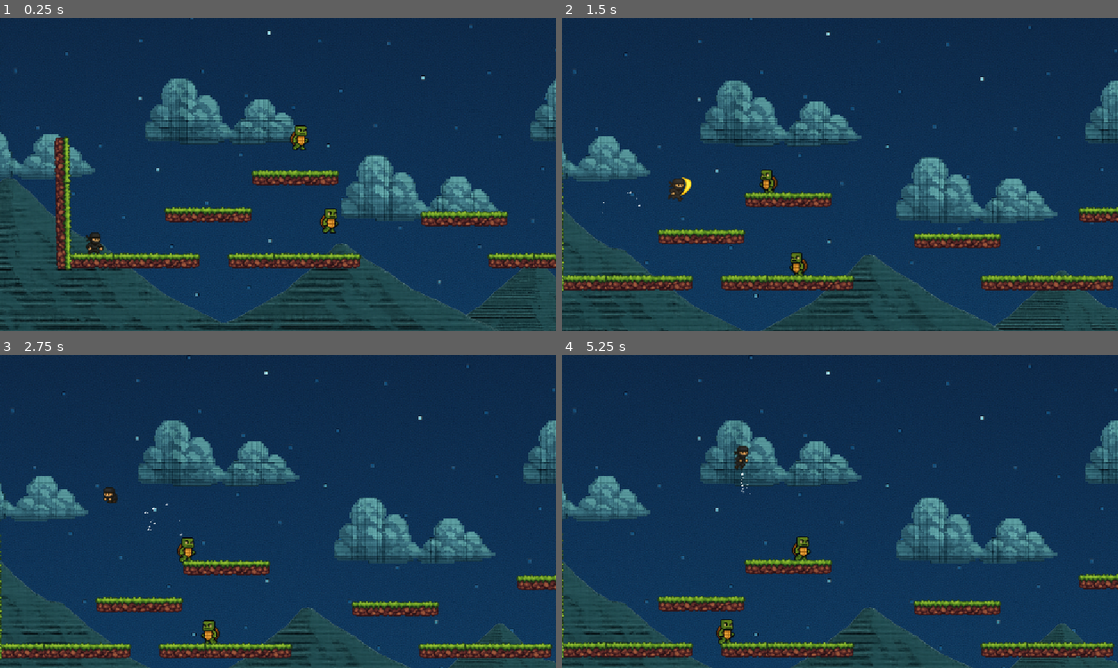
Above: before the commit, frames 1-4 (two rows, left to right).
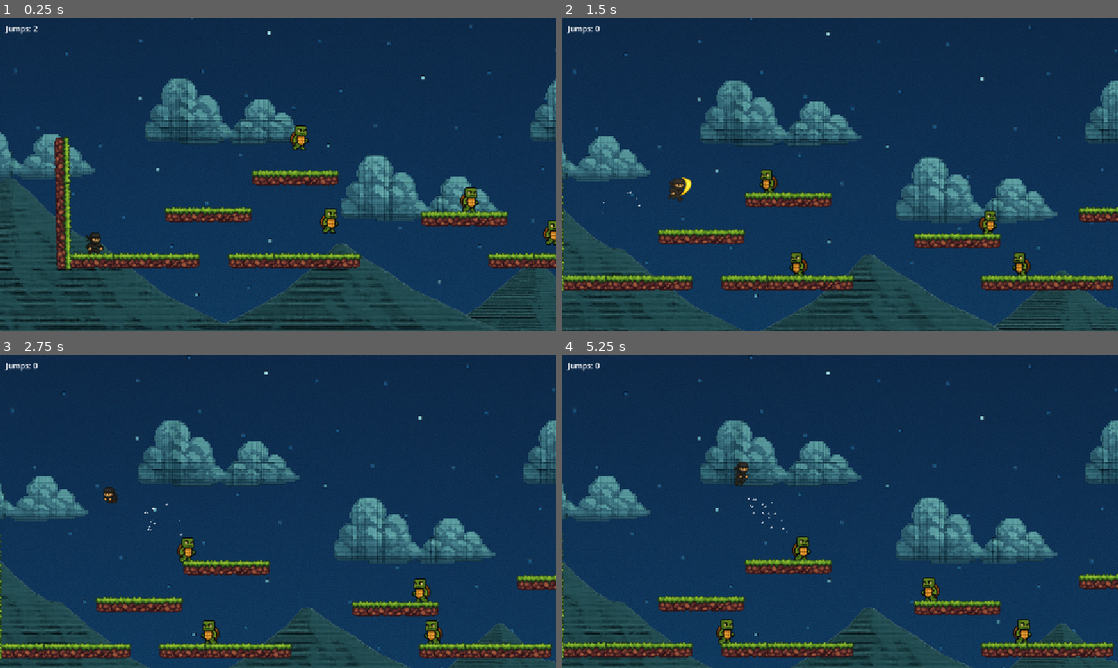
Above: after the commit, the same moments.

Repository: artem-lygin/NinjaGodot
Game: Godot game, scene res://Scenes/main.tscn
Two runs of this game, one before a commit and one after it. Both use one fixed random seed, a clock stepped at 60 frames per second and the inputs below.
Inputs:
- Up to frame 1 (0.25 s): no input
- Up to frame 2 (1.5 s): hold Right (ui_right) from 0.53 s (still down); tap Space (jump) at 0.6, 0.77, 1.07 s; tap Shift (attack) at 1.35 s
- Up to frame 3 (2.75 s): tap Space (jump) at 1.52, 1.55, 1.82, 2.1 s; release Right (ui_right) at 2.03 s; hold Left (ui_left) from 2.03 s (still down)
- Up to frame 4 (5.25 s): release Left (ui_left) at 2.78 s; hold Right (ui_right) 2.78-4.28 s; tap Shift (attack) at 2.85, 4.35 s; tap Space (jump) at 3.02, 3.05, 3.32, 3.6, 3.77, 4.07, 4.52, 4.55, 4.82, 5.1 s; hold Left (ui_left) 4.28-5.03 s; hold Right (ui_right) from 5.03 s (still down)

The runs differ from the first frame. In frame 1, 0.4% of the frame differs, in the area x 0-100%, y 2-73%; in frame 2, 0.5%; in frame 3, 0.5%; in frame 4, 0.8%, in the area x 0-85%, y 2-93%.

Commit message:
Bugfixes and Icon update
- Fixed bug: If Player falls down from the platform jump counter remains 2. It causes ability to make airborne doublejump

- Changed the game icon

Diff:
--- a/Scenes/crit_label.gd
+++ b/Scenes/crit_label.gd
@@ -2,6 +2,7 @@
 
 func show_crit(text := "CRIT!"):
 	self.text = text
+	scale = Vector2(1.6, 1.6)  # Start slightly larger
 	modulate.a = 1.0
 	position = Vector2(-20, -64)
 
@@ -12,8 +13,9 @@
 	# Animate float up + fade out
 	var tween = create_tween()
 	tween.set_parallel()
-	tween.tween_property(self, "position", Vector2(-20, -128), 1.8).set_trans(Tween.TRANS_SINE)
-	tween.tween_property(self, "modulate:a", 0.0, 1.8).set_trans(Tween.TRANS_SINE)
+	tween.tween_property(self, "position", Vector2(-20, -148), 1.8).set_trans(Tween.TRANS_SINE).set_delay(0.1) # Float up with delay
+	tween.tween_property(self, "modulate:a", 0.0, 1.8).set_trans(Tween.TRANS_SINE) # Fade out
+	tween.tween_property(self, "scale", Vector2(1.0, 1.0), 0.9).set_trans(Tween.TRANS_BACK).set_ease(Tween.EASE_OUT) # POP scale-in
 
 	# Add shake effect (left-right jitter)
 	var shake_tween = create_tween()
--- a/Scenes/dummy.gd
+++ b/Scenes/dummy.gd
@@ -158,7 +158,19 @@
 	if not is_dead:
 		is_stunned = true
 		print("Dummy stunned")
-		velocity.x = 50 * hit_direction
+		# Proportional knockback based on damage / max_hp
+		var knockback_ratio: float = clamp(float(amount) / float(max_hp), 0.0, 1.0)
+		var scaled_ratio := pow(knockback_ratio, 3.0)
+		# Scaled Ratio Options
+		# Linear		x 						Consistent scaling
+		# Exponential 	pow(x, 2.0) 			Punchier high-end, weak low-end
+		# Steeper 		pow(x, 3.0) 			Only massive hits cause knockback
+		# SmoothStep	x * x * (3 - 2 * x)		Smooth S-curve easing
+		var knockback_strength: float = lerp(30, 200, scaled_ratio)
+
+		# Knock direction
+		velocity.x = knockback_strength * hit_direction
+		velocity.y = -knockback_strength * 0.8  # bump upward with slightly less force
 
 		# Recover from stun after short delay
 		await get_tree().create_timer(0.3).timeout
--- a/Scenes/main.tscn
+++ b/Scenes/main.tscn
@@ -264,11 +264,20 @@
 position = Vector2(16, 0)
 shape = SubResource("CircleShape2D_536cc")
 
-[node name="Node2D" parent="." instance=ExtResource("31_k2e45")]
+[node name="Dummy 1" parent="." instance=ExtResource("31_k2e45")]
 position = Vector2(423, 200)
 
-[node name="Node2D2" parent="." instance=ExtResource("31_k2e45")]
+[node name="Dummy 2" parent="." instance=ExtResource("31_k2e45")]
 position = Vector2(481, 356)
+
+[node name="Dummy 3" parent="." instance=ExtResource("31_k2e45")]
+position = Vector2(744, 316)
+
+[node name="Dummy 4" parent="." instance=ExtResource("31_k2e45")]
+position = Vector2(901, 378)
+
+[node name="Dummy 5" parent="." instance=ExtResource("31_k2e45")]
+position = Vector2(1168, 378)
 
 [node name="Platform-A" type="StaticBody2D" parent="."]
 position = Vector2(143, 458)
@@ -459,7 +468,6 @@
 shape = SubResource("RectangleShape2D_21xkr")
 
 [node name="UI" type="CanvasLayer" parent="."]
-visible = false
 
 [node name="JumpCounterLabel" type="Label" parent="UI"]
 offset_left = 11.0
--- a/Scenes/player.gd
+++ b/Scenes/player.gd
@@ -12,8 +12,8 @@
 # Store the player's starting position when the scene loads
 var start_position: Vector2
 var max_jumps = 2       # How many jumps allowed
-var jumps_left = 2      # How many jumps remaining
-var was_on_floor = false # For double Jump Performing
+var jumps_remaining = max_jumps      # How many jumps remaining
+var was_on_floor = true # For double Jump Performing
 var is_attacking = false # Is Player Attacking?
 var input_direction = 0 # Starting input direction -1 is ← back, 0 no input and 1 is forward →
 var facing_direction = 1  # Direction of the Player 1 = right, -1 = left
@@ -57,7 +57,7 @@
 
 	# If on the floor, refill jumps
 	if is_on_floor():
-		jumps_left = max_jumps
+		jumps_remaining = max_jumps
 
 	# Gravity
 	velocity.y += GRAVITY * delta
@@ -93,14 +93,14 @@
 		velocity.x = move_toward(velocity.x, 0, FRICTION * delta)
 
 	# Jump if jump key is pressed and we have jumps left
-	if Input.is_action_just_pressed("jump") and jumps_left > 0:
+	if Input.is_action_just_pressed("jump") and jumps_remaining > 0:
 		# Jump
 		velocity.y = JUMP_FORCE
 		# Trigger dust only if this is the second jump (i.e. midair jump)
-		if jumps_left == 1:
+		if jumps_remaining == 1:
 			dust.restart()
 		# Use up one jump
-		jumps_left -= 1
+		jumps_remaining -= 1
 
 	# Trigger attack on key press (e.g. X key or gamepad button)
 	if Input.is_action_just_pressed("attack") and not is_attacking:
@@ -109,7 +109,7 @@
 	# Update speed label text (rounded horizontal speed)
 	speed_label.text = str(round(velocity.x))
 	# Update Jumps Remaining UI (rounded horizontal speed)
-	jump_label.text = "Jumps: " + str(jumps_left)
+	jump_label.text = "Jumps: " + str(jumps_remaining)
 
 	# Animation state logic
 	if not is_attacking:
@@ -122,7 +122,14 @@
 
 	# Reset Double Jump counter
 	if is_on_floor() and not was_on_floor:
-		jumps_left = max_jumps
+		jumps_remaining = max_jumps
+
+	# Check grounded status transition
+	if was_on_floor and not is_on_floor():
+		# Just walked off a platform — use one jump
+		if jumps_remaining == max_jumps:
+			jumps_remaining -= 1
+			print("💨 Walked off ledge — used one jump")
 
 	# Update the flag for the next frame
 	was_on_floor = is_on_floor()
--- /dev/null
+++ b/enemy_class.gd
@@ -0,0 +1 @@
+extends CharacterBody2D
--- a/icon.svg
+++ b/icon.svg
@@ -1 +1,78 @@
-<svg xmlns="http://www.w3.org/2000/svg" width="128" height="128"><rect width="124" height="124" x="2" y="2" fill="#363d52" stroke="#212532" stroke-width="4" rx="14"/><g fill="#fff" transform="translate(12.322 12.322)scale(.101)"><path d="M105 673v33q407 354 814 0v-33z"/><path fill="#478cbf" d="m105 673 152 14q12 1 15 14l4 67 132 10 8-61q2-11 15-15h162q13 4 15 15l8 61 132-10 4-67q3-13 15-14l152-14V427q30-39 56-81-35-59-83-108-43 20-82 47-40-37-88-64 7-51 8-102-59-28-123-42-26 43-46 89-49-7-98 0-20-46-46-89-64 14-123 42 1 51 8 102-48 27-88 64-39-27-82-47-48 49-83 108 26 42 56 81zm0 33v39c0 276 813 276 814 0v-39l-134 12-5 69q-2 10-14 13l-162 11q-12 0-16-11l-10-65H446l-10 65q-4 11-16 11l-162-11q-12-3-14-13l-5-69z"/><path d="M483 600c0 34 58 34 58 0v-86c0-34-58-34-58 0z"/><circle cx="725" cy="526" r="90"/><circle cx="299" cy="526" r="90"/></g><g fill="#414042" transform="translate(12.322 12.322)scale(.101)"><circle cx="307" cy="532" r="60"/><circle cx="717" cy="532" r="60"/></g></svg>
+<svg width="80" height="80" viewBox="0 0 80 80" fill="none" xmlns="http://www.w3.org/2000/svg">
+<rect x="30" width="27" height="3" fill="black"/>
+<rect x="27" y="3" width="3" height="3" fill="black"/>
+<rect x="12" y="38" width="4" height="3" fill="black"/>
+<rect x="57" y="30" width="3" height="8" fill="black"/>
+<rect x="12" y="48" width="7" height="4" fill="black"/>
+<rect x="14" y="50" width="5" height="3" fill="black"/>
+<rect x="46" y="53" width="8" height="3" fill="black"/>
+<rect x="53" y="56" width="14" height="3" fill="black"/>
+<rect x="60" y="42" width="10" height="3" fill="black"/>
+<rect x="16" y="53" width="3" height="6" fill="black"/>
+<rect x="23" y="59" width="3" height="7" fill="black"/>
+<rect x="9" y="70" width="8" height="4" fill="black"/>
+<rect x="22" y="70" width="8" height="4" fill="black"/>
+<rect x="5" y="70" width="6" height="7" fill="black"/>
+<rect x="16" y="63" width="3" height="11" fill="black"/>
+<path fill-rule="evenodd" clip-rule="evenodd" d="M34 21H60V28H57V31H40V28H34V21ZM67 45H60V56H67V45ZM27 48H19V56H27V48Z" fill="#EDB25C"/>
+<rect x="27" y="48" width="3" height="8" fill="black"/>
+<rect x="67" y="45" width="3" height="11" fill="black"/>
+<rect x="43" y="40" width="3" height="8" fill="black"/>
+<rect x="30" y="66" width="3" height="4" fill="black"/>
+<rect x="53" y="62" width="4" height="5" fill="black"/>
+<rect x="50" y="59" width="3" height="3" fill="black"/>
+<rect x="47" y="70" width="3" height="7" fill="black"/>
+<rect x="57" y="70" width="3" height="7" fill="black"/>
+<rect x="43" y="66" width="14" height="4" fill="black"/>
+<rect x="49" y="70" width="14" height="3" fill="black"/>
+<rect x="50" y="77" width="7" height="3" fill="black"/>
+<rect x="51" y="45" width="9" height="11" fill="black"/>
+<rect x="19" y="45" width="10" height="3" fill="black"/>
+<rect x="51" y="41" width="6" height="4" fill="black"/>
+<rect x="39" y="41" width="9" height="4" fill="black"/>
+<rect x="33" y="38" width="24" height="3" fill="black"/>
+<rect x="17" y="56" width="33" height="3" fill="black"/>
+<rect x="9" y="41" width="3" height="7" fill="black"/>
+<rect x="21" y="18" width="42" height="3" fill="black"/>
+<rect x="18" y="18" width="9" height="10" fill="black"/>
+<rect x="16" y="13" width="3" height="18" fill="black"/>
+<rect x="12" y="12" width="4" height="9" fill="black"/>
+<rect x="27" y="28" width="3" height="10" fill="black"/>
+<rect x="43" y="20" width="3" height="8" fill="black"/>
+<rect x="54" y="20" width="3" height="8" fill="black"/>
+<rect x="30" y="28" width="10" height="3" fill="black"/>
+<rect x="16" y="35" width="20" height="3" fill="black"/>
+<rect x="57" y="28" width="6" height="3" fill="black"/>
+<rect x="12" y="24" width="4" height="7" fill="black"/>
+<rect x="9" y="10" width="7" height="8" fill="black"/>
+<rect x="9" y="28" width="7" height="3" fill="black"/>
+<rect x="57" y="3" width="3" height="3" fill="black"/>
+<rect x="57" y="6" width="3" height="3" fill="black"/>
+<rect x="60" y="6" width="3" height="28" fill="black"/>
+<rect x="24" y="6" width="3" height="25" fill="black"/>
+<rect x="18" y="66" width="8" height="11" fill="black"/>
+<path fill-rule="evenodd" clip-rule="evenodd" d="M57 3H30V6H27V18H50H57H60V9H57V6V3ZM34 21H27V28H34V21ZM57 31H30V35H36V38H57V35V34V31ZM33 38H16V41H12V45V48H19V45H29V48H30V56H46V53H48H49H51V41H48V45H46V48H43V45H39V41H33V38ZM12 59H16V70H12H8V63H12V59ZM26 59H30H50V62H53V66H50H45H30V70H26V59ZM57 73H50V77H57V73Z" fill="url(#paint0_linear_42_2)"/>
+<rect x="34" y="21" width="26" height="3" fill="black" fill-opacity="0.2"/>
+<rect opacity="0.4" x="27" y="6" width="3" height="22" fill="black"/>
+<rect opacity="0.4" x="30" y="3" width="3" height="32" fill="black"/>
+<rect opacity="0.2" x="33" y="3" width="3" height="6" fill="black"/>
+<rect opacity="0.2" x="36" y="3" width="3" height="3" fill="black"/>
+<rect opacity="0.4" x="36" y="35" width="21" height="3" fill="black"/>
+<rect opacity="0.4" x="48" y="41" width="9" height="12" fill="black"/>
+<rect opacity="0.2" x="39" y="41" width="9" height="12" fill="black"/>
+<rect opacity="0.2" x="36" y="41" width="3" height="7" fill="black"/>
+<rect opacity="0.2" x="30" y="59" width="5" height="7" fill="black"/>
+<rect opacity="0.2" x="35" y="59" width="5" height="3" fill="black"/>
+<rect opacity="0.4" x="26" y="59" width="4" height="11" fill="black"/>
+<rect x="57" y="3" width="3" height="15" fill="black" fill-opacity="0.2"/>
+<rect x="19" y="53" width="5" height="3" fill="black" fill-opacity="0.2"/>
+<rect x="24" y="48" width="3" height="8" fill="black" fill-opacity="0.2"/>
+<rect x="64" y="45" width="3" height="11" fill="black" fill-opacity="0.2"/>
+<rect x="60" y="53" width="4" height="3" fill="black" fill-opacity="0.2"/>
+<defs>
+<linearGradient id="paint0_linear_42_2" x1="34" y1="3" x2="34" y2="77" gradientUnits="userSpaceOnUse">
+<stop stop-color="#4B4131"/>
+<stop offset="1" stop-color="#342F27"/>
+</linearGradient>
+</defs>
+</svg>
--- a/project.godot
+++ b/project.godot
@@ -24,15 +24,12 @@
 restart_level={
 "deadzone": 0.2,
 "events": [Object(InputEventKey,"resource_local_to_scene":false,"resource_name":"","device":-1,"window_id":0,"alt_press …(192 unchanged characters)…
-, Object(InputEventJoypadButton,"resource_local_to_scene":false,"resource_name":"","device":-1,"button_index":3,"pressure":0.0,"pressed":false,"script":null)
-, Object(InputEventKey,"resource_local_to_scene":false,"resource_name":"","device":-1,"window_id":0,"alt_pressed":false,"shift_pressed":false,"ctrl_pressed":false,"meta_pressed":false,"pressed":false,"keycode":0,"physical_keycode":4194340,"key_label":0,"unicode":0,"location":0,"echo":false,"script":null)
-, Object(InputEventJoypadButton,"resource_local_to_scene":false,"resource_name":"","device":-1,"button_index":10,"pressure":0.0,"pressed":true,"script":null)
+, Object(InputEventJoypadButton,"resource_local_to_scene":false,"resource_name":"","device":-1,"button_index":9,"pressure":0.0,"pressed":true,"script":null)
 ]
 }
 move_left={
 "deadzone": 0.2,
 "events": [Object(InputEventJoypadMotion,"resource_local_to_scene":false,"resource_name":"","device":-1,"axis":0,"axis_value":-1.0,"script":null)
-, Object(InputEventJoypadMotion,"resource_local_to_scene":false,"resource_name":"","device":-1,"axis":0,"axis_value":-1.0,"script":null)
 ]
 }
 move_right={
Not shown, added: enemy_class.gd.uid
